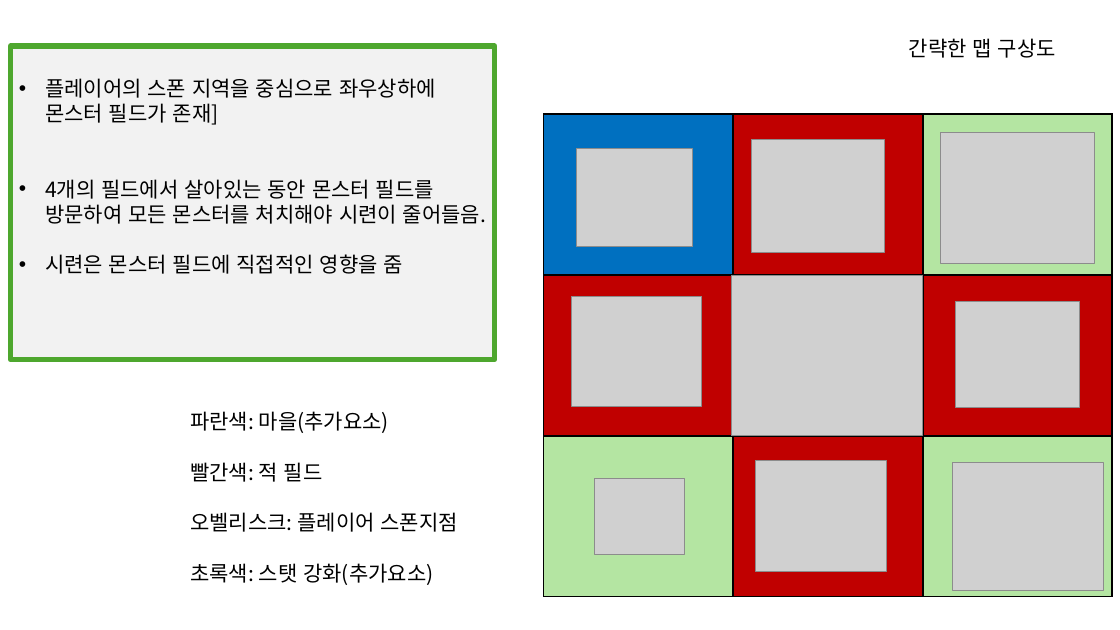
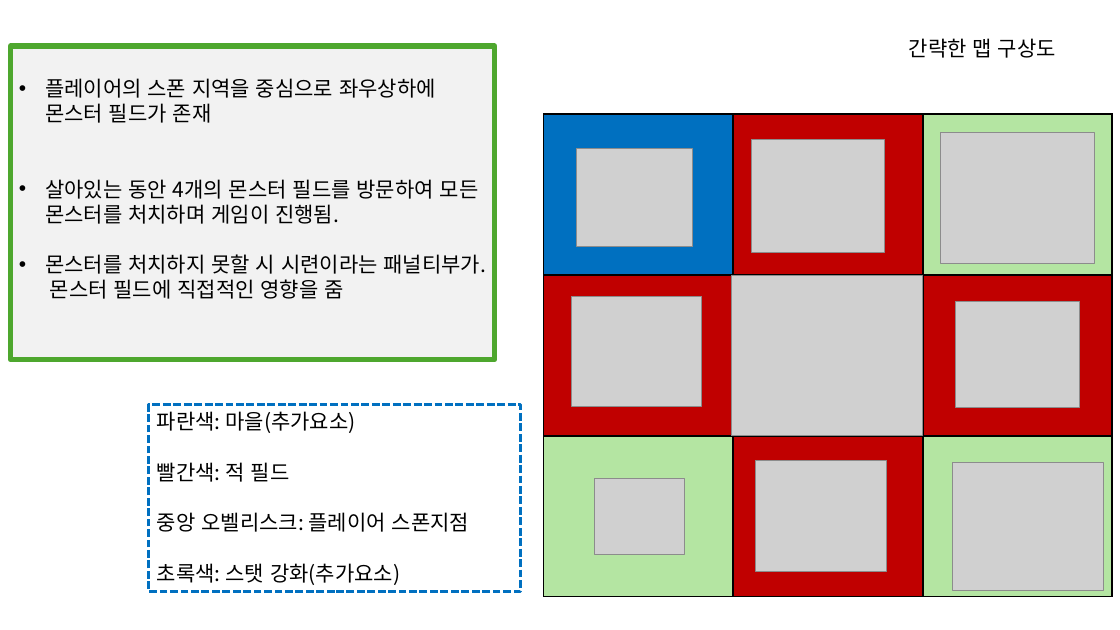
Before and after one commit to Younjaehyung/2DGP-PROJECT, a slide deck: slide 4 of 2DGP_project1.pptx. Drawn at 1120x630 pixels with LibreOffice and Linux fonts; fonts in the diff are those of the drawing; grey boxes stand for pictures; background and template pictures are left out. Boxes give left, top, right and bottom in pixels: in the first picture for what was removed or moved away, otherwise in the second. Text is boxed around its words. In the diff, an @@ line names an element or a change of style, - is before the commit and + after.

```diff
--- a/2DGP_project1.pptx
+++ b/2DGP_project1.pptx
@@ text in rectangle at box(45, 78, 486, 299): text changed @@
-• 플레이어의 스폰 지역을 중심으로 좌우상하에 몬스터 필드가 존재]
-• 4개의 필드에서 살아있는 동안 몬스터 필드를 방문하여 모든 몬스터를 처치해야 시련이 줄어들음.
-• 시련은 몬스터 필드에 직접적인 영향을 줌
+• 플레이어의 스폰 지역을 중심으로 좌우상하에 몬스터 필드가 존재
+• 살아있는 동안 4개의 몬스터 필드를 방문하여 모든 몬스터를 처치하며 게임이 진행됨.
+• 몬스터를 처치하지 못할 시 시련이라는 패널티부가. 몬스터 필드에 직접적인 영향을 줌
@@ rectangle "파란색: 마을(추가요소)": place and size @@
-rectangle "파란색: 마을(추가요소)" at box(190, 411, 458, 585)
+rectangle "파란색: 마을(추가요소)" at box(149, 405, 521, 592)
@@ rectangle "파란색: 마을(추가요소)" at box(149, 405, 521, 592): fill none to #FFFFFF; outline none to #0070C0 2.25 pt dashed @@
@@ text in rectangle at box(157, 512, 469, 532): text changed @@
-오벨리스크: 플레이어 스폰지점
+중앙 오벨리스크: 플레이어 스폰지점
```
Also in this commit, not shown: 7 other slides changed, 1 slide added.
